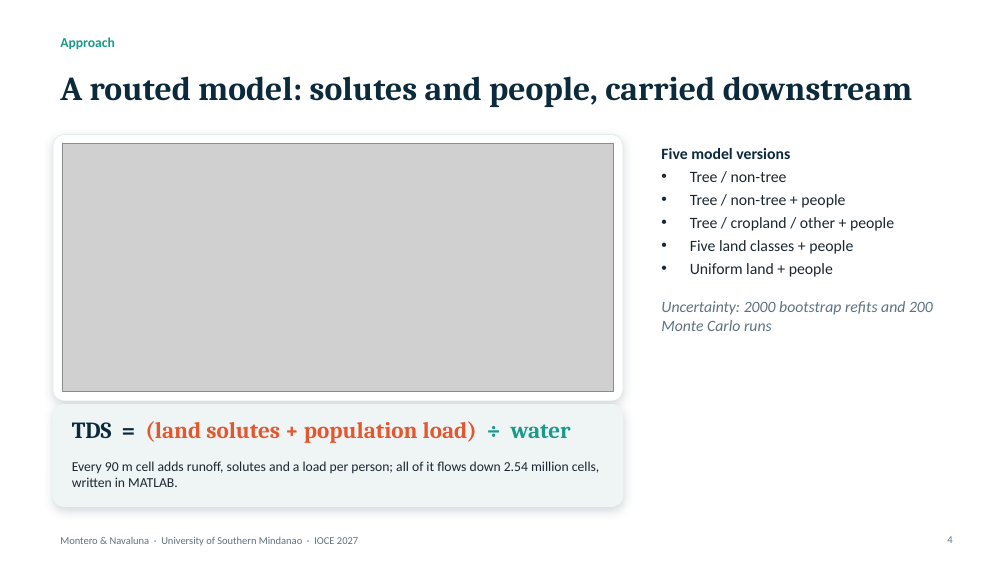
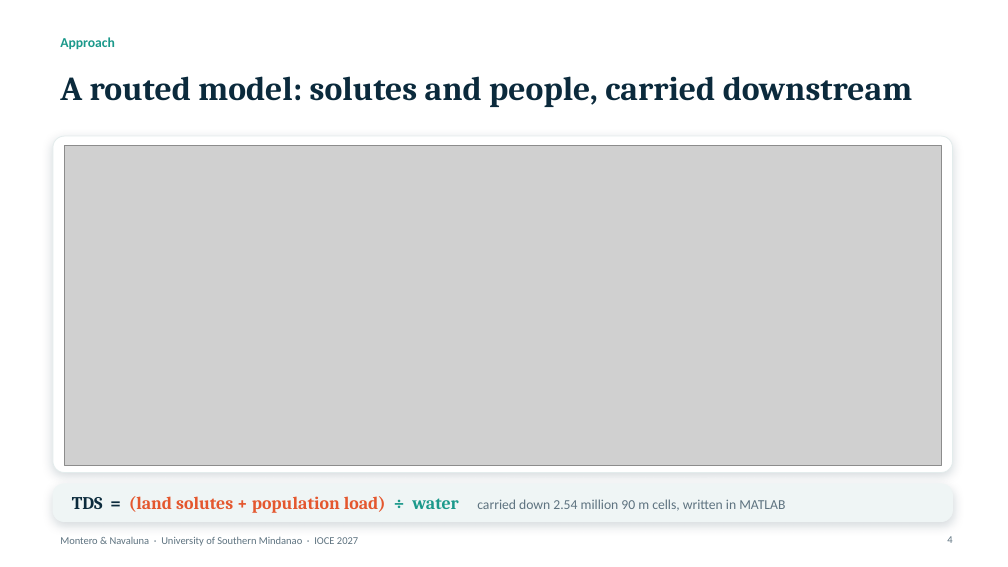
Before and after one commit to monteropeterdominic-arch/Mindanao-Basin-TDSPM, a slide deck: slide 4 of presentation/Montero_Navaluna_IOCE2027_slides.pptx. Drawn at 1008x567 pixels with LibreOffice and Linux fonts; fonts in the diff are those of the drawing; grey boxes stand for pictures; background and template pictures are left out. Boxes give left, top, right and bottom in pixels: in the first picture for what was removed or moved away, otherwise in the second. Text is boxed around its words. In the diff, an @@ line names an element or a change of style, - is before the commit and + after.

Commit message:
Slides and poster: clean workflow diagram, larger figures, single palette

```diff
--- a/presentation/Montero_Navaluna_IOCE2027_slides.pptx
+++ b/presentation/Montero_Navaluna_IOCE2027_slides.pptx
@@ rounded rectangle: place and size @@
-rounded rectangle at <box>53,135,623,401</box>
+rounded rectangle at <box>53,136,953,473</box>
@@ rounded rectangle at <box>53,136,953,473</box>: proportions changed @@
@@ picture: place and size @@
-picture at <box>62,144,614,392</box>
+picture at <box>64,145,941,466</box>
@@ text removed at <box>661,148,933,331</box> @@
-Five model versions
-• Tree / non-tree
-• Tree / non-tree + people
-• Tree / cropland / other + people
-• Five land classes + people
-• Uniform land + people
-Uncertainty: 2000 bootstrap refits and 200 Monte Carlo runs
@@ text removed at <box>72,461,600,487</box> @@
-Every 90 m cell adds runoff, solutes and a load per person; all of it flows down 2.54 million cells, written in MATLAB.
@@ rounded rectangle at <box>53,484,953,522</box>: proportions changed @@
@@ rounded rectangle: place and size @@
-rounded rectangle at <box>53,405,623,507</box>
+rounded rectangle at <box>53,484,953,522</box>
@@ text at <box>72,496,785,513</box>: text changed; size 22 to 13 pt; font Cambria to Calibri; text colour #E4572E to #5E7380; bold off @@
-TDS = (land solutes + population load) ÷ water
+TDS = (land solutes + population load) ÷ water carried down 2.54 million 90 m cells, written in MATLAB
@@ text "TDS = (land solutes + ..." at <box>72,496,785,513</box>: vertical alignment top to middle @@
```
Also in this commit, not shown: 9 other slides changed, 6 other files.
